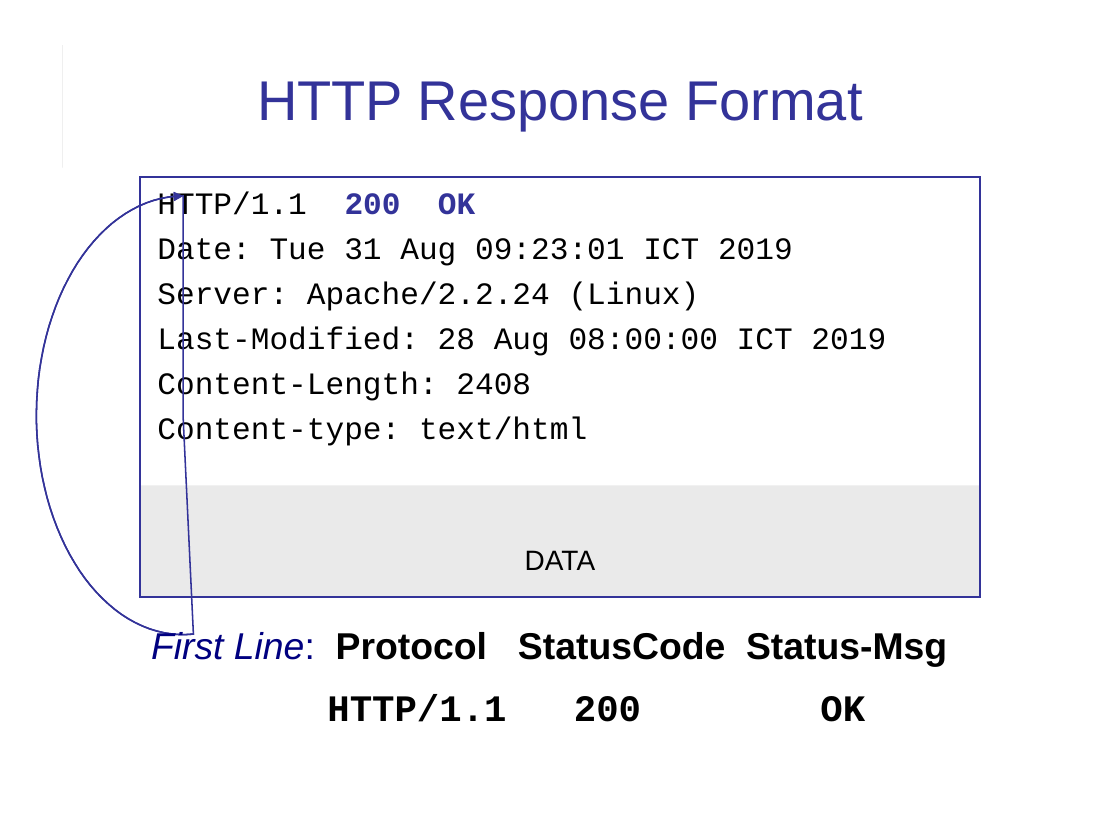
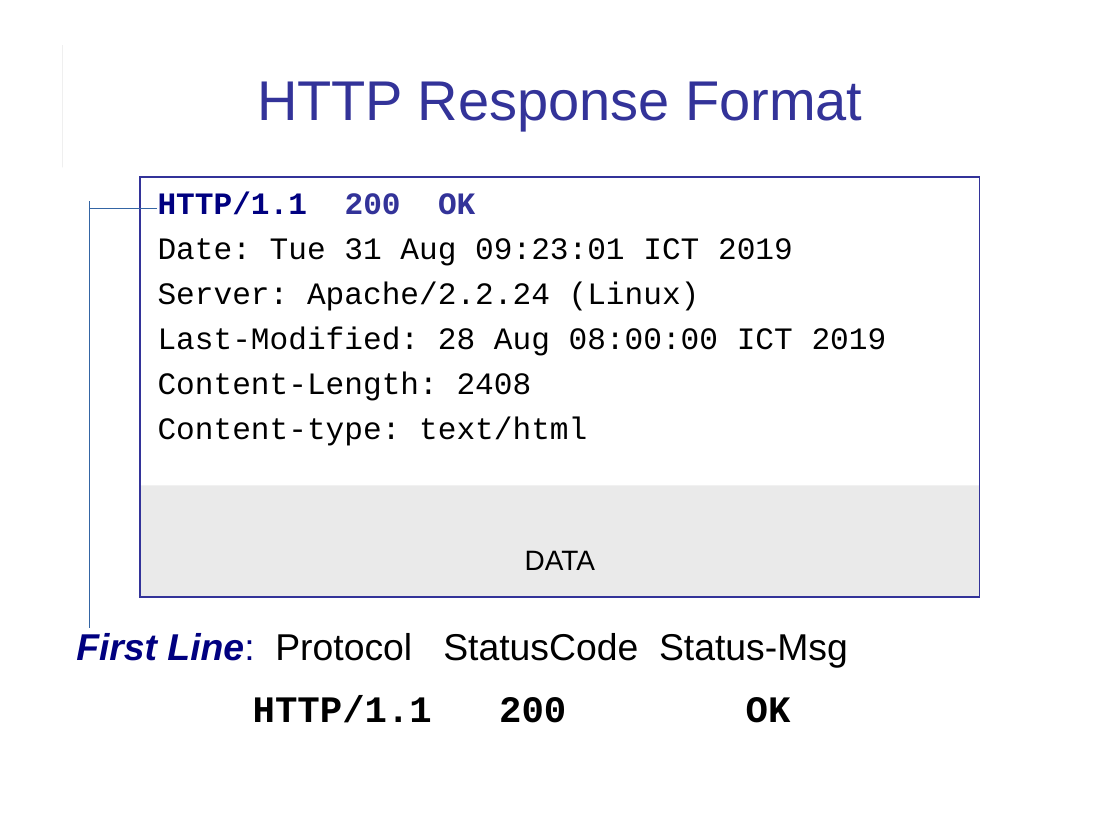
Before and after one commit to cpske/ISP, a slide deck: slide 30 of web/HTTP.pptx. Drawn at 1120x840 pixels with LibreOffice and Linux fonts; fonts in the diff are those of the drawing. Boxes give left, top, right and bottom in pixels: in the first picture for what was removed or moved away, otherwise in the second. Text is boxed around its words. In the diff, an @@ line names an element or a change of style, - is before the commit and + after.

```diff
--- a/web/HTTP.pptx
+++ b/web/HTTP.pptx
@@ freeform shape removed at (37, 196, 194, 635) @@
@@ line added from (90, 627) to (90, 202), #3465A4 0.75 pt @@
@@ line added from (157, 208) to (90, 208), #3465A4 0.75 pt @@
@@ text in rectangle at (158, 191, 475, 215): text colour #000000 to #000080, bold on in "HTTP/1.1" @@
@@ free "First Line: Protocol StatusCode Status-Msg": place and size @@
-free "First Line: Protocol StatusCode Status-Msg" at (140, 616, 1042, 735)
+free "First Line: Protocol StatusCode Status-Msg" at (65, 617, 967, 736)
@@ text in free at (76, 633, 848, 667): bold on in "First Line:"; bold off in "Protocol StatusCode Status-Msg" @@
```
Also in this commit, not shown: 18 other slides changed, 9 other files.
